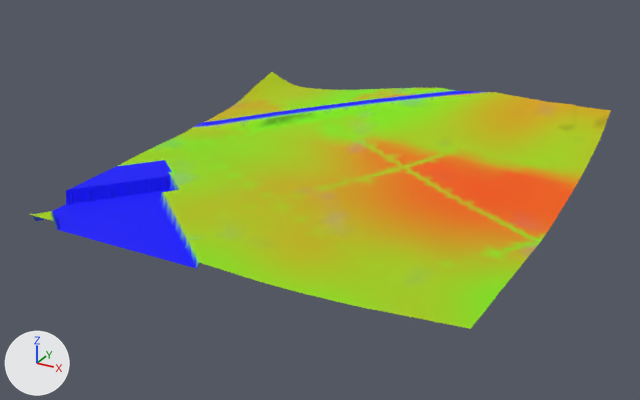
A saved change to the glTF model games/yorimichi/assets/belmonte/meshes/SM_BM_BT_Terrain_5_3.glb.
One viewpoint serves both versions: a 50 mm lens placed at (611.0, -146.0, 206.0), pointed at (376.0, 281.0, -8.0). Every picture has the same lights, and +X, +Y and +Z are marked at lower left. The picture after the commit comes second.

Names of what the first picture shows: 'SM_BM_BT_Terrain_5_3'.
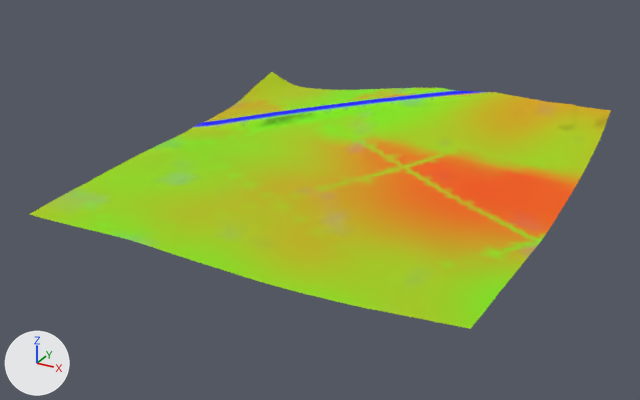
Where the change shows, as pixel boxes [x1, y1, x2, y2] in the pictures (640 x 400 px):
part 1 of me_sm_bt_terrain_5_3, built on: before [30, 152, 221, 269]; after [30, 172, 217, 265]
part 2 of me_sm_bt_terrain_5_3, recoloured: [188, 233, 208, 240] in both

The change in detail:
me_sm_bt_terrain_5_3 is used by ob_sm_bm_bt_terrain_5_3; location (0.0, 0.0, 0.0).
me_sm_bt_terrain_5_3 had 7219 vertices, 14164 faces and spanned x 256.0..512.0, y 168.0..424.0, z -3.0..30.0.
me_sm_bt_terrain_5_3 now has 2251 vertices, 4350 faces and spans x 256.0..512.0, y 168.0..424.0, z -1.0..30.0.
me_sm_bt_terrain_5_3 part 1: 5054 vertices removed from x 256.0..378.0, y 168.0..270.0, z -3.0..5.0; 86 vertices added at x 256.0..368.0, y 168.0..240.0, z 1.0..4.0.
me_sm_bt_terrain_5_3 part 2: 1 kept faces spanning x 352.0..360.0, y 184.0..192.0, z 2.0 get new vertex colours; the middle colour goes from green #9cd131 to green #a3d000.
